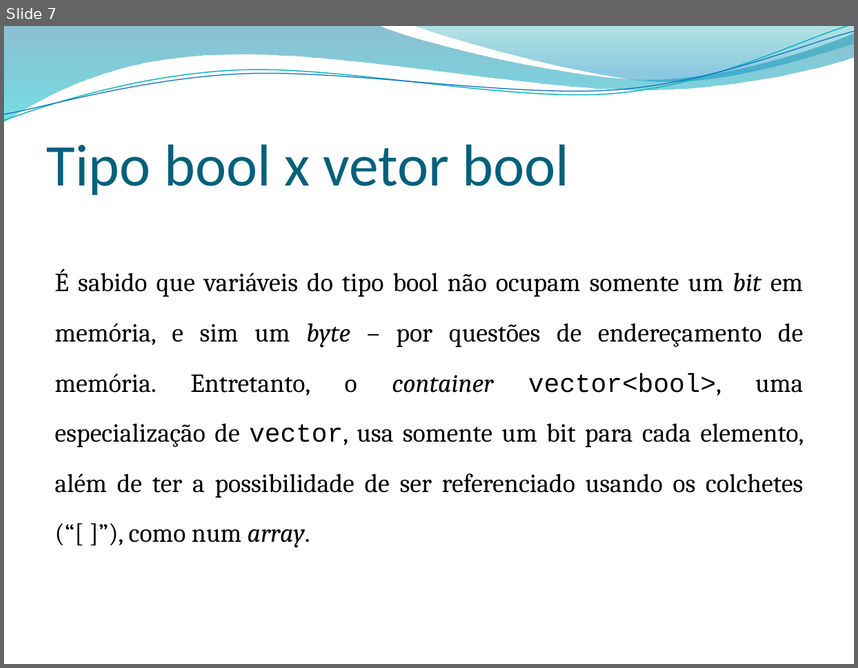
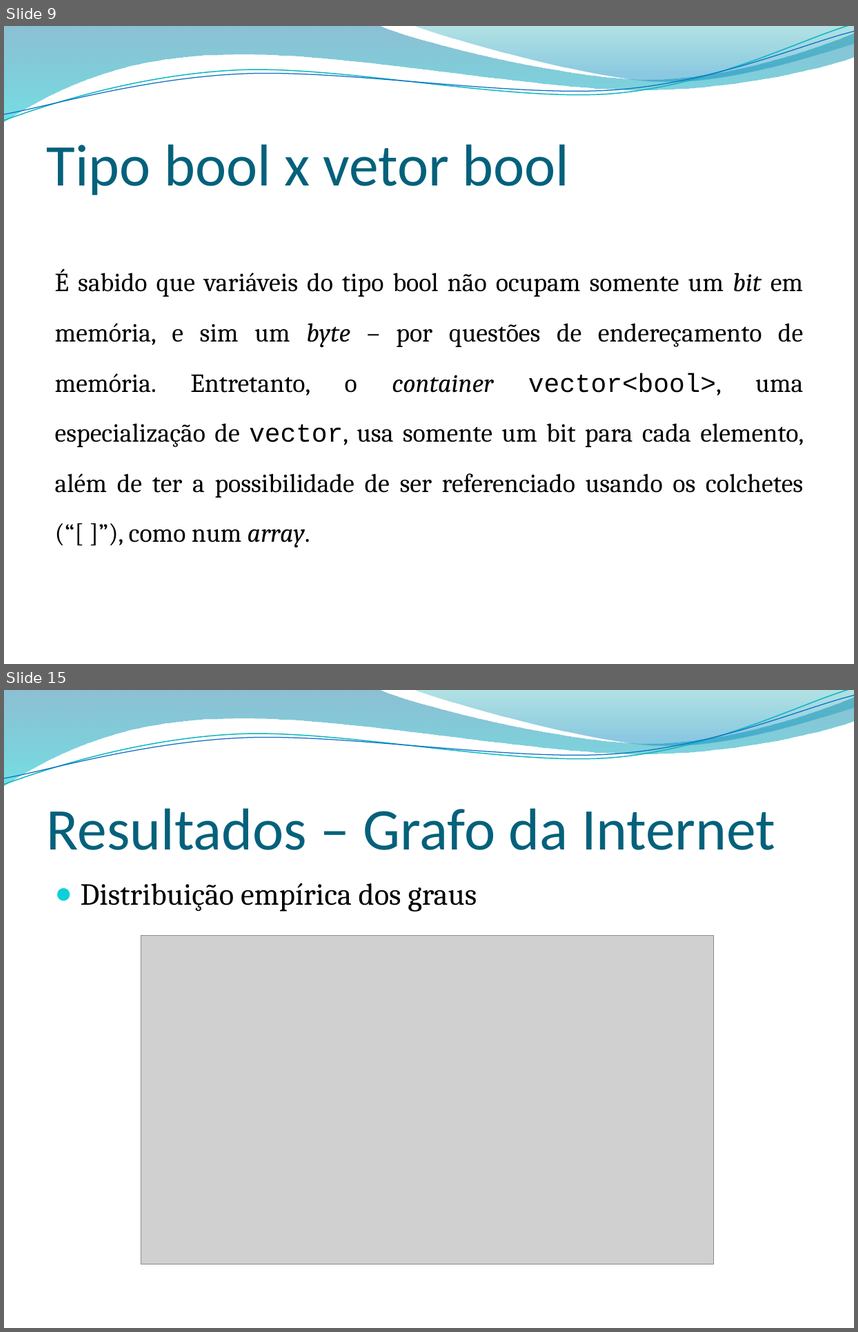
Before and after one commit to jonathanaugusto/grafos2011, a slide deck: apresentacao.pptx. Shown one above the other, each under a label of ours: slide 7 before the commit, slides 9 and 15 after it; the slides between them are not shown. The pictures are 858x668 and 858x1332 pixels, drawn with LibreOffice and Linux fonts; fonts in the diff are those of the drawing; grey boxes stand for pictures; background and template pictures are left out. Boxes give left, top, right and bottom in pixels: in the first picture for what was removed or moved away, otherwise in the second. Text is boxed around its words. In the diff, an @@ line names an element or a change of style, - is before the commit and + after.

```diff
--- a/apresentacao.pptx
+++ b/apresentacao.pptx
@@ slide 15 added at (4, 690, 854, 1328), background picture (left out); not listed: 4 template elements that a slide beside it also shows @@
@@ title added at (47, 808, 775, 850), 50 pt, text #04617B @@
+Resultados – Grafo da Internet
@@ text added at (81, 883, 477, 911), 26 pt, text #000000 @@
+● Distribuição empírica dos graus
@@ picture added at (141, 935, 713, 1263) @@
@@ what was slide 7 is now slide 9 @@
```
Also in this commit, not shown: 11 other slides added, 1 slide removed.
